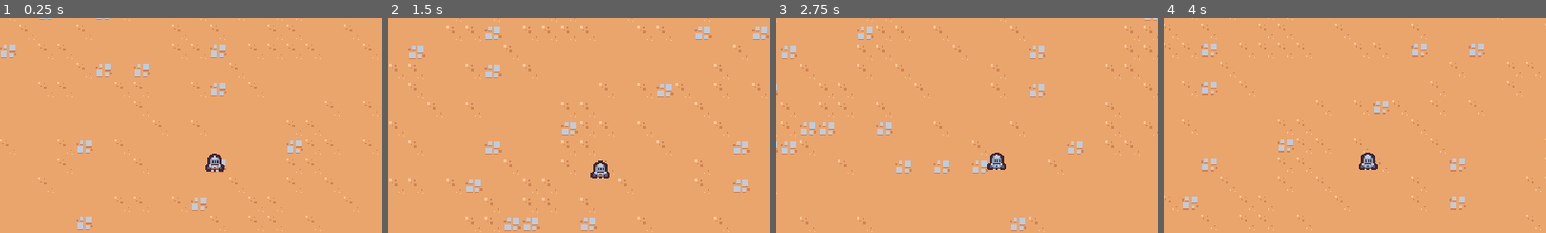
Above: before the commit, frames 1-4 (left to right).
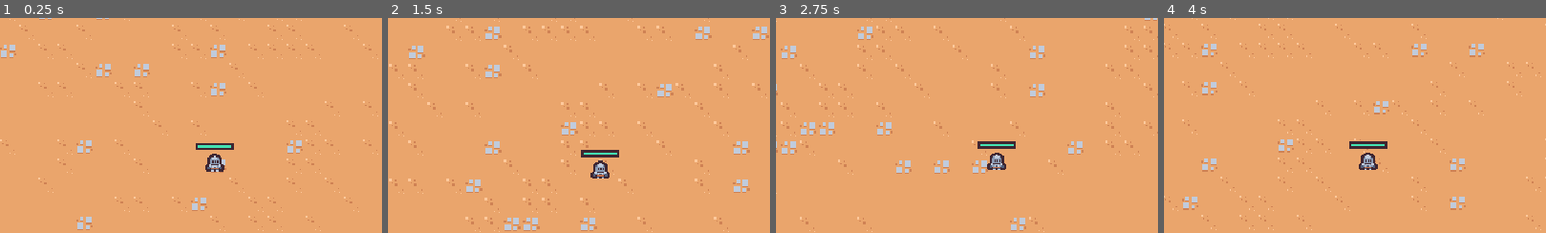
Above: after the commit, the same moments.

Repository: tomellwood-github/2d-survivors-course
Game: Godot game, scene res://scenes/main/main.tscn
The game is run twice, just before and just after one commit, with the same random seed, the same clock (stepped at 60 frames per second) and the same inputs.
Inputs (mouse positions are % of the whole screen's width and height, from its top left):
- Up to frame 1 (0.25 s): no input
- Up to frame 2 (1.5 s): move the mouse to (72, 45) at 0.52 s; press the mouse at (72, 45) at 0.53 s; hold T (move_right) 0.53-1.28 s; move the mouse to (30, 55) at 1.27 s; release the mouse at (30, 55) at 1.28 s; hold S (move_down) from 1.28 s (still down); click (30, 55) at 1.35 s
- Up to frame 3 (2.75 s): move the mouse to (60, 28) at 2.02 s; release S (move_down) at 2.03 s; press the mouse at (60, 28) at 2.03 s; hold T (move_right) from 2.03 s (still down)
- Up to frame 4 (4 s): move the mouse to (45, 70) at 2.77 s; release T (move_right) at 2.78 s; release the mouse at (45, 70) at 2.78 s; hold F (move_up) 2.78-3.53 s; click (45, 70) at 2.85 s; move the mouse to (80, 65) at 3.52 s; press the mouse at (80, 65) at 3.53 s; hold R (move_left) from 3.53 s (still down)
The pictures show only the part of the screen within x 22-72%, y 15-65%; the shares and areas given below are measured in that part.

The runs differ from the first frame. In frame 1, 0.3% of the frame differs, in the area x 51-62%, y 58-62%; in frame 2, 0.4%, in the area x 50-61%, y 61-65%; in frame 3, 0.4%; in frame 4, 0.4%.

Commit message:
Add player health bar

Diff:
--- a/scenes/ability/sword_ability_controller/sword_ability_controller.gd
+++ b/scenes/ability/sword_ability_controller/sword_ability_controller.gd
@@ -36,7 +36,8 @@
 	)
 
 	var sword_instance = sword_ability.instantiate() as SwordAbility
-	player.get_parent().add_child(sword_instance)
+	var foreground_layer = get_tree().get_first_node_in_group("foreground_layer")
+	foreground_layer.add_child(sword_instance)
 	sword_instance.hitbox_component.damage = damage
 	sword_instance.global_position = enemies[0].global_position
 	sword_instance.global_position += Vector2.RIGHT.rotated(randf_range(0, TAU)) * 4
@@ -51,6 +52,4 @@
 
 	var percent_reduction = current_upgrades["sword_rate"]["quantity"] * .1
 	$Timer.wait_time = base_wait_time * (1 - percent_reduction)
-	$Timer.start
-
-	print($Timer.wait_time)
+	$Timer.start()
--- a/scenes/component/health_component.gd
+++ b/scenes/component/health_component.gd
@@ -2,6 +2,7 @@
 class_name HealthComponent
 
 signal died
+signal health_changed
 
 @export var max_health: float = 10
 var current_health
@@ -13,7 +14,16 @@
 
 func damage(damage_amount: float):
 	current_health = max(current_health - damage_amount, 0)
+	health_changed.emit()
 	Callable(check_death).call_deferred()
+
+
+func get_health_percent():
+	if max_health <= 0:
+		return
+
+	return min(current_health / max_health, 1)
+
 
 func check_death():
 	if current_health == 0:
--- a/scenes/component/vial_drop_component.gd
+++ b/scenes/component/vial_drop_component.gd
@@ -21,5 +21,6 @@
 
 	var spawn_position = (owner as Node2D).global_position
 	var vial_instance = vial_scene.instantiate() as Node2D
-	owner.get_parent().add_child(vial_instance)
+	var entities_layer = get_tree().get_first_node_in_group("entities_layer");
+	entities_layer.add_child(vial_instance)
 	vial_instance.global_position = spawn_position
--- a/scenes/game_object/player/player.gd
+++ b/scenes/game_object/player/player.gd
@@ -3,13 +3,21 @@
 const MAX_SPEED = 125
 const ACCELERATION_SMOOTHING = 25
 
+@onready var damage_interval_timer = $DamageIntervalTimer
+@onready var health_component = $HealthComponent
+@onready var health_bar = $HealthBar
 
-# Called when the node enters the scene tree for the first time.
-func _ready():
-	pass # Replace with function body.
+var number_colliding_bodies = 0
 
 
-# Called every frame. 'delta' is the elapsed time since the previous frame.
+func _ready():
+	$CollisionArea2D.body_entered.connect(on_body_entered)
+	$CollisionArea2D.body_exited.connect(on_body_exited)
+	damage_interval_timer.timeout.connect(on_damage_interval_timer_timeout)
+	health_component.health_changed.connect(on_health_changed)
+	update_health_display()
+
+
 func _process(delta):
 	var movement_vector = get_movement_vector()
 	var direction = movement_vector.normalized()
@@ -19,8 +27,39 @@
 
 	move_and_slide()
 
+
 func get_movement_vector():
 	var x_movement = Input.get_action_strength("move_right") - Input.get_action_strength("move_left")
 	var y_movement = Input.get_action_strength("move_down") - Input.get_action_strength("move_up")
 
 	return Vector2(x_movement, y_movement)
+
+
+func check_deal_damage():
+	if number_colliding_bodies == 0 || !damage_interval_timer.is_stopped():
+		return
+
+	health_component.damage(1)
+	damage_interval_timer.start()
+	print(health_component.current_health)
+
+
+func update_health_display():
+	health_bar.value = health_component.get_health_percent()
+
+
+func on_body_entered(_other_body: Node2D):
+	number_colliding_bodies += 1
+	check_deal_damage()
+
+
+func on_body_exited(_other_body: Node2D):
+	number_colliding_bodies -= 1
+
+
+func on_damage_interval_timer_timeout():
+	check_deal_damage()
+
+
+func on_health_changed():
+	update_health_display()
--- a/scenes/game_object/player/player.tscn
+++ b/scenes/game_object/player/player.tscn
@@ -1,11 +1,26 @@
-[gd_scene load_steps=6 format=3 uid="uid://dug2smycthrra"]
+[gd_scene load_steps=10 format=3 uid="uid://dug2smycthrra"]
 
 [ext_resource type="Script" path="res://scenes/game_object/player/player.gd" id="1_ey5i5"]
 [ext_resource type="Texture2D" uid="uid://birtblqd6edu3" path="res://scenes/game_object/player/player.png" id="2_c7frk"]
+[ext_resource type="PackedScene" uid="uid://claurqaxopi6p" path="res://scenes/component/health_component.tscn" id="2_pw8fa"]
 [ext_resource type="PackedScene" uid="uid://cw7p26qroopbl" path="res://scenes/ability/sword_ability_controller/sword_ability_controller.tscn" id="2_y3rud"]
+
+[sub_resource type="StyleBoxFlat" id="StyleBoxFlat_bdksu"]
+bg_color = Color(0.247059, 0.14902, 0.192157, 1)
+
+[sub_resource type="StyleBoxFlat" id="StyleBoxFlat_dygmf"]
+bg_color = Color(0.262745, 0.882353, 0.701961, 1)
+border_width_left = 2
+border_width_top = 2
+border_width_right = 2
+border_width_bottom = 2
+border_color = Color(0.8, 0.8, 0.8, 0)
 
 [sub_resource type="CircleShape2D" id="CircleShape2D_c1ein"]
 radius = 32.0
+
+[sub_resource type="CircleShape2D" id="CircleShape2D_r3tfw"]
+radius = 7.0
 
 [sub_resource type="CircleShape2D" id="CircleShape2D_dewwg"]
 radius = 5.0
@@ -15,22 +30,52 @@
 motion_mode = 1
 script = ExtResource("1_ey5i5")
 
+[node name="HealthComponent" parent="." instance=ExtResource("2_pw8fa")]
+
 [node name="AbilityManager" type="Node" parent="."]
 
 [node name="SwordAbilityController" parent="AbilityManager" instance=ExtResource("2_y3rud")]
 
-[node name="Area2D" type="Area2D" parent="."]
+[node name="DamageIntervalTimer" type="Timer" parent="."]
+wait_time = 0.5
+one_shot = true
+
+[node name="HealthBar" type="ProgressBar" parent="."]
+custom_minimum_size = Vector2(32, 6)
+offset_left = -16.0
+offset_top = -24.0
+offset_right = 16.0
+offset_bottom = -18.0
+pivot_offset = Vector2(16, 3)
+theme_override_styles/background = SubResource("StyleBoxFlat_bdksu")
+theme_override_styles/fill = SubResource("StyleBoxFlat_dygmf")
+max_value = 1.0
+value = 0.5
+show_percentage = false
+
+[node name="PickupArea2D" type="Area2D" parent="."]
+visible = false
 position = Vector2(0, -5)
 collision_layer = 16
 collision_mask = 0
 
-[node name="CollisionShape2D" type="CollisionShape2D" parent="Area2D"]
+[node name="CollisionShape2D" type="CollisionShape2D" parent="PickupArea2D"]
 shape = SubResource("CircleShape2D_c1ein")
+
+[node name="CollisionArea2D" type="Area2D" parent="."]
+visible = false
+position = Vector2(0, -7)
+collision_layer = 0
+collision_mask = 8
+
+[node name="CollisionShape2D" type="CollisionShape2D" parent="CollisionArea2D"]
+shape = SubResource("CircleShape2D_r3tfw")
 
 [node name="Sprite2D" type="Sprite2D" parent="."]
 texture = ExtResource("2_c7frk")
 offset = Vector2(0, -8)
 
 [node name="CollisionShape2D" type="CollisionShape2D" parent="."]
+visible = false
 position = Vector2(0, -5)
 shape = SubResource("CircleShape2D_dewwg")
--- a/scenes/main/main.tscn
+++ b/scenes/main/main.tscn
@@ -34,5 +34,10 @@
 format = 2
 layer_0/tile_data = PackedInt32Array(196608, 0, 4, 196609, 0, 4, 196610, 65536, 4, 196611, 0, 4, 196612, 393216, 3, 196 …(22086 unchanged characters)…
 
-[node name="Player" parent="." instance=ExtResource("1_ursnc")]
+[node name="Entities" type="Node2D" parent="." groups=["entities_layer"]]
+y_sort_enabled = true
+
+[node name="Player" parent="Entities" instance=ExtResource("1_ursnc")]
 position = Vector2(325, 173)
+
+[node name="Foreground" type="Node2D" parent="." groups=["foreground_layer"]]
--- a/scenes/manager/enemy_manager.gd
+++ b/scenes/manager/enemy_manager.gd
@@ -20,5 +20,7 @@
 	var spawn_position = player.global_position + random_direction * SPAWN_RADIUS
 
 	var enemy = basic_enemy_scene.instantiate() as Node2D
-	get_parent().add_child(enemy)
+
+	var entities_layer = get_tree().get_first_node_in_group("entities_layer");
+	entities_layer.add_child(enemy)
 	enemy.global_position = spawn_position
